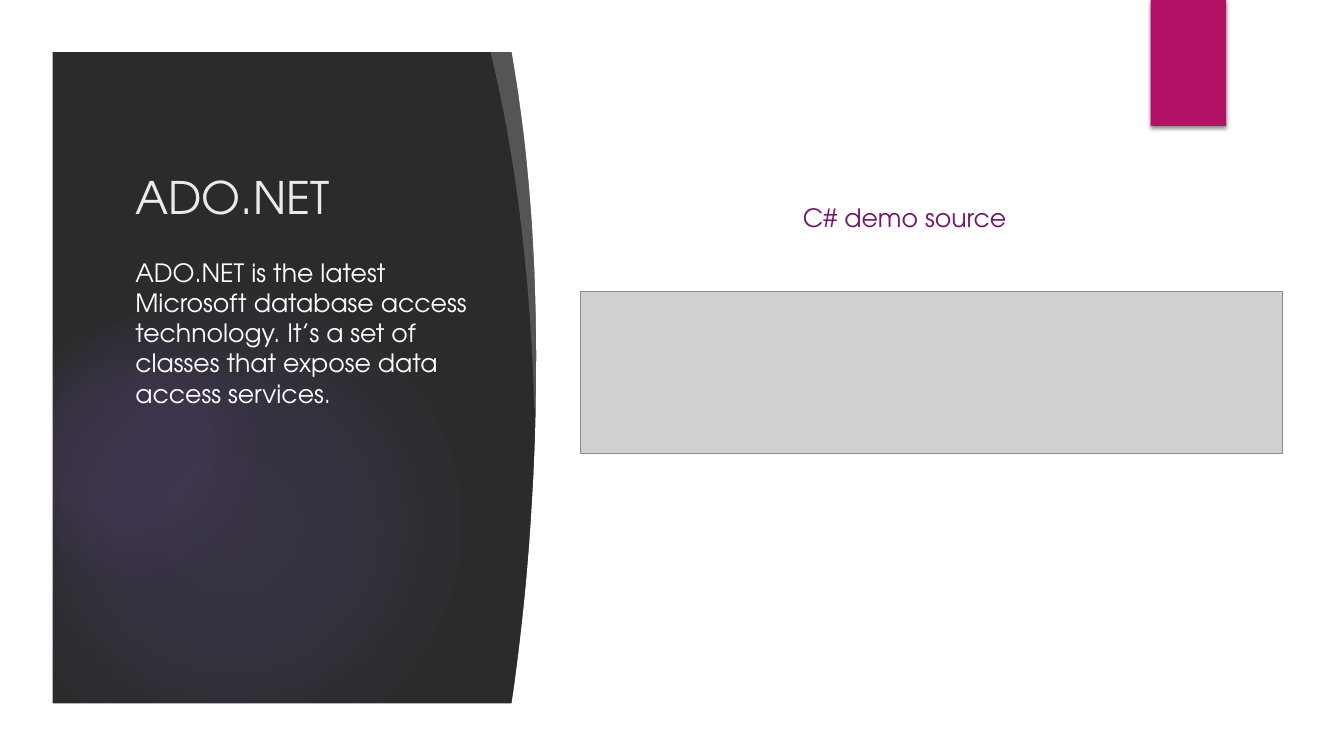
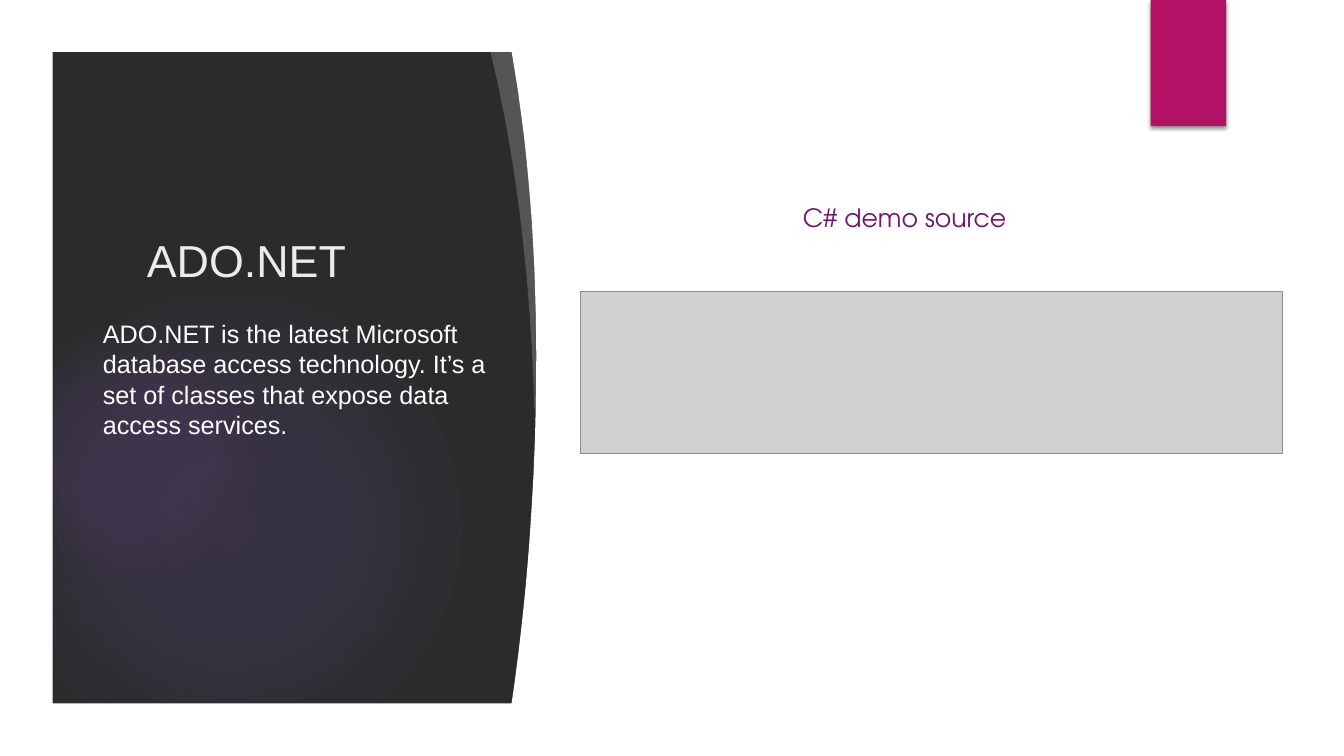
Before and after one commit to velizar92/TSK_Presentations, a slide deck: slide 7 of Databases_and_EntityFrameworkCore.pptx. Drawn at 1344x756 pixels with LibreOffice and Linux fonts; fonts in the diff are those of the drawing; grey boxes stand for pictures; background and template pictures are left out; a plain dark background stands for a picture behind light text. Boxes give left, top, right and bottom in pixels: in the first picture for what was removed or moved away, otherwise in the second. Text is boxed around its words. In the diff, an @@ line names an element or a change of style, - is before the commit and + after.

```diff
--- a/Databases_and_EntityFrameworkCore.pptx
+++ b/Databases_and_EntityFrameworkCore.pptx
@@ title "ADO.NET" at (147, 245, 346, 278): font TeX Gyre Adventor to Arial @@
@@ title "ADO.NET": place and size @@
-title "ADO.NET" at (135, 180, 329, 215)
+title "ADO.NET" at (147, 245, 346, 278)
@@ text "ADO.NET is the latest Microsoft ...": place and size @@
-text "ADO.NET is the latest Microsoft ..." at (135, 263, 467, 404)
+text "ADO.NET is the latest Microsoft ..." at (103, 324, 485, 435)
@@ text "ADO.NET is the latest Microsoft ..." at (103, 324, 485, 435): font TeX Gyre Adventor to Arial @@
```
Also in this commit, not shown: 7 other slides changed, 1 slide added.
